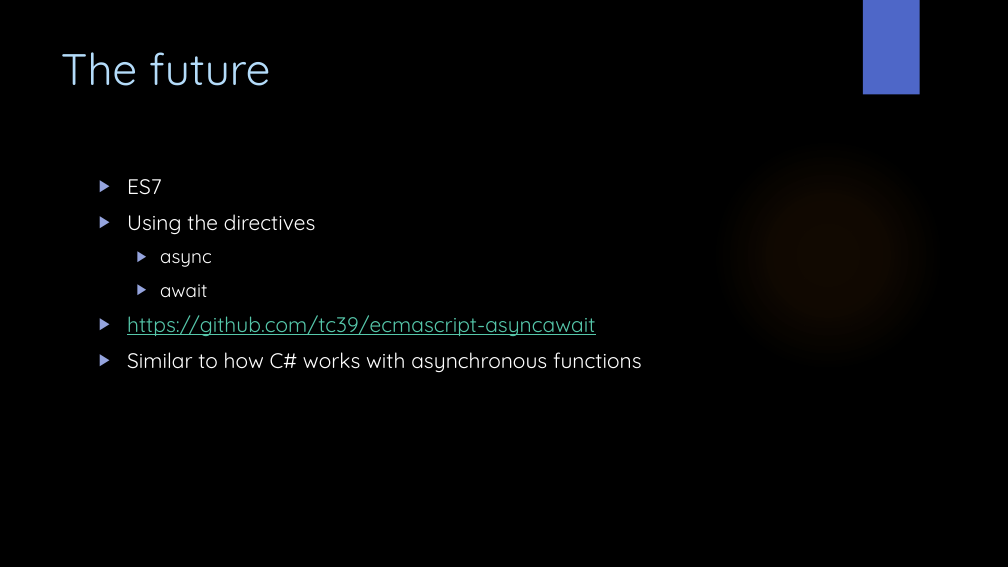
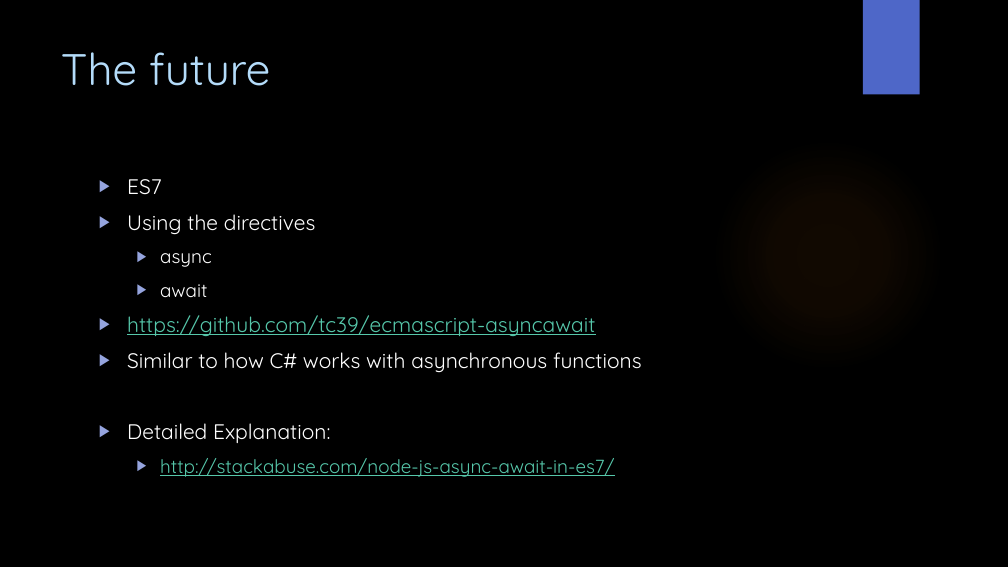
Before and after one commit to WitsSoftDev/SoftDev2016, a slide deck: slide 35 of Session 4/Softdev Session 4 2016.pptx (slide 34 before the commit). Drawn at 1008x567 pixels with LibreOffice and Linux fonts; fonts in the diff are those of the drawing; background and template pictures are left out. Boxes give left, top, right and bottom in pixels: in the first picture for what was removed or moved away, otherwise in the second. Text is boxed around its words. In the diff, an @@ line names an element or a change of style, - is before the commit and + after.

```diff
--- a/Session 4/Softdev Session 4 2016.pptx
+++ b/Session 4/Softdev Session 4 2016.pptx
@@ text at <box>127,423,614,477</box>: paragraphs added @@
+▶ Detailed Explanation:
+  ▶ http://stackabuse.com/node-js-async-await-in-es7/
```
Also in this commit, not shown: 4 other slides changed, 1 slide added.
